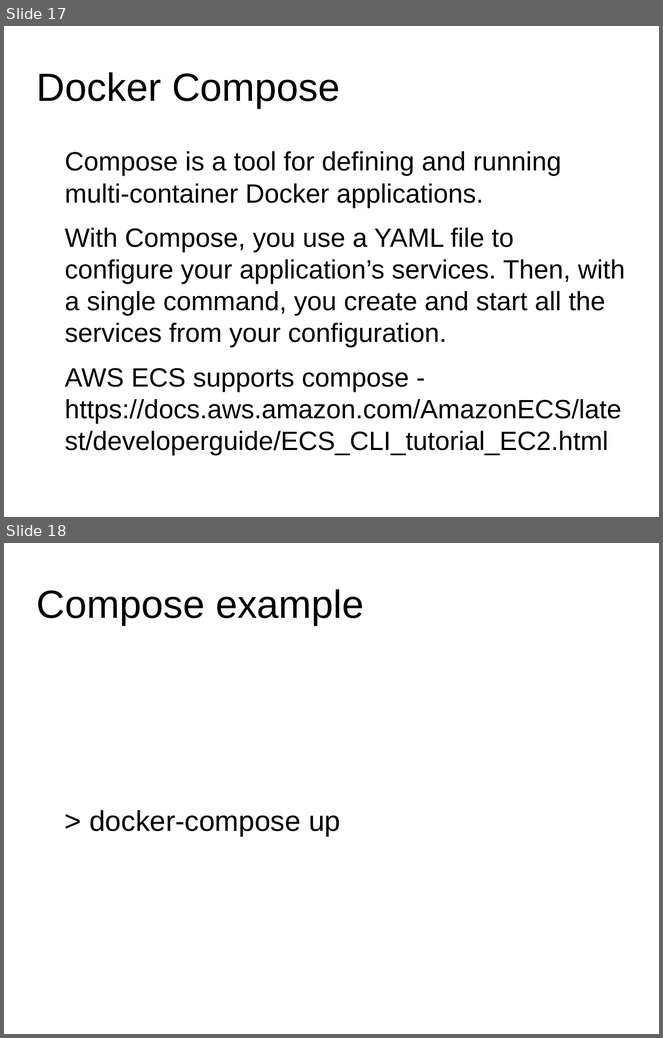
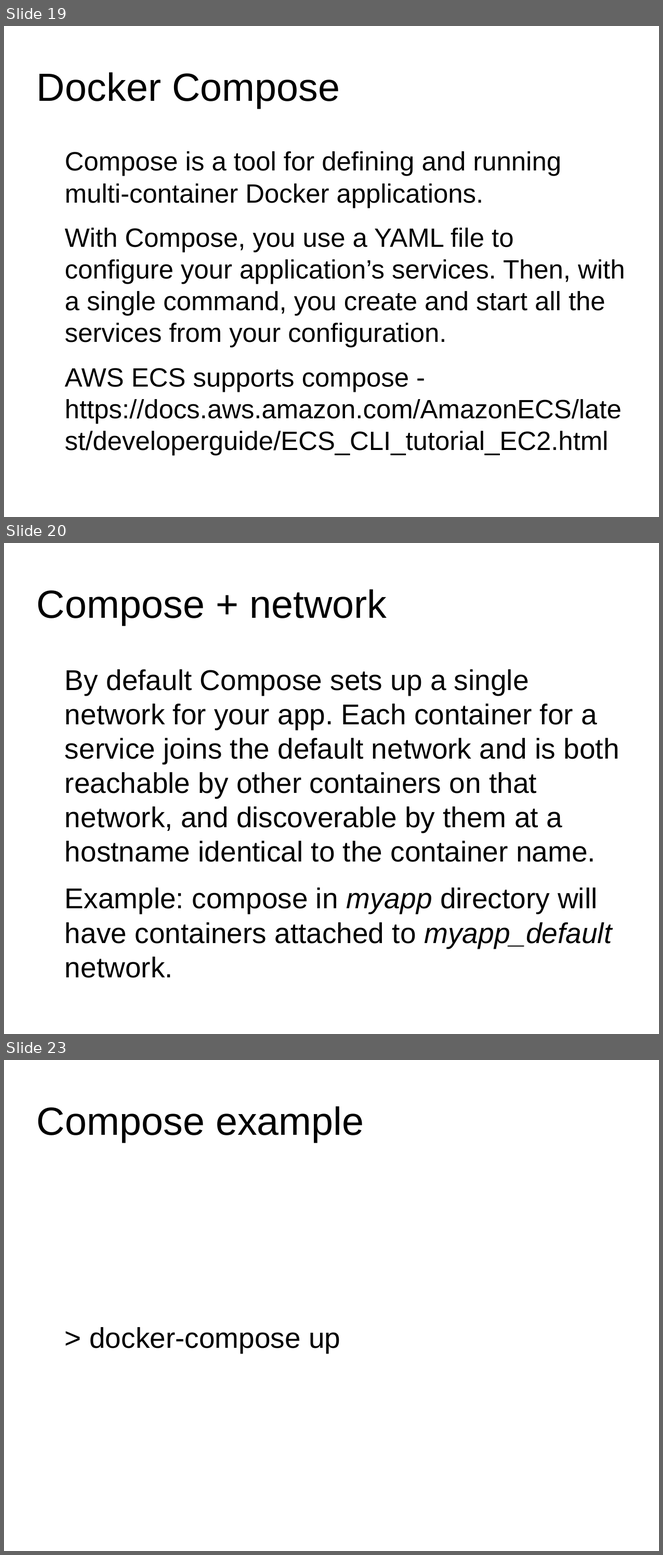
Before and after one commit to meshuga/docker-training, a slide deck: workshop.odp. Shown one above the other, each under a label of ours: slides 17 and 18 before the commit, slides 19, 20 and 23 after it; the slides between them are not shown. The pictures are 663x1038 and 663x1555 pixels, drawn with LibreOffice and Linux fonts; fonts in the diff are those of the drawing; background and template pictures are left out. Boxes give left, top, right and bottom in pixels: in the first picture for what was removed or moved away, otherwise in the second. Text is boxed around its words. In the diff, an @@ line names an element or a change of style, - is before the commit and + after.

```diff
--- a/workshop.odp
+++ b/workshop.odp
@@ slide 20 added at [4,543,659,1034], background #FFFFFF @@
@@ title added at [37,589,387,625], 47.6 pt, text #000000 @@
+Compose + network
@@ text added at [65,669,620,948], 34.7 pt, text #000000 @@
+By default Compose sets up a single network for your app. Each container for a service joins the default network and is both reachable by other containers on that network, and discoverable by them at a hostname identical to the container name.
+Example: compose in myapp directory will have containers attached to myapp_default network.
@@ what was slide 17 is now slide 19 @@
@@ what was slide 18 is now slide 23 @@
```
Also in this commit, not shown: 4 other slides added, 1 other file.
